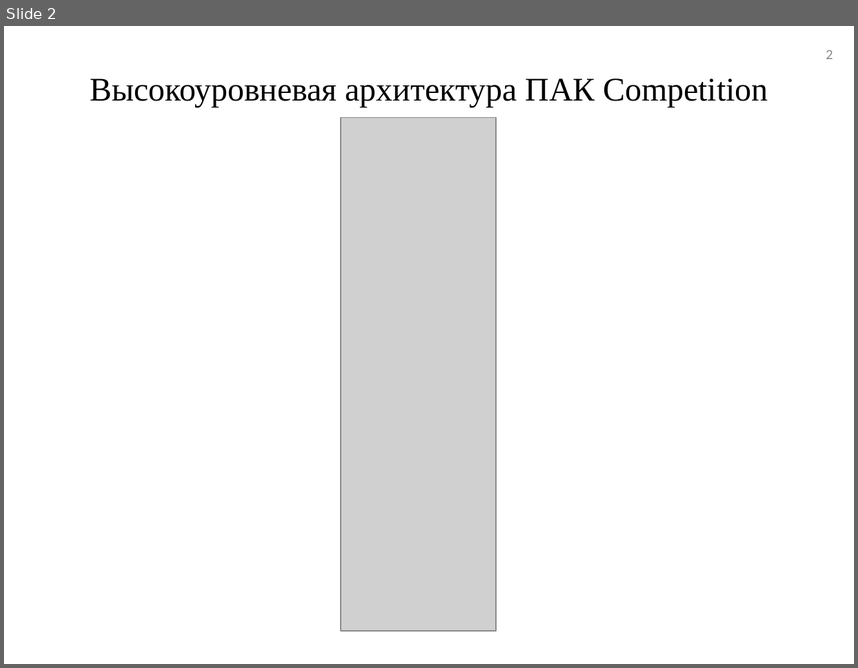
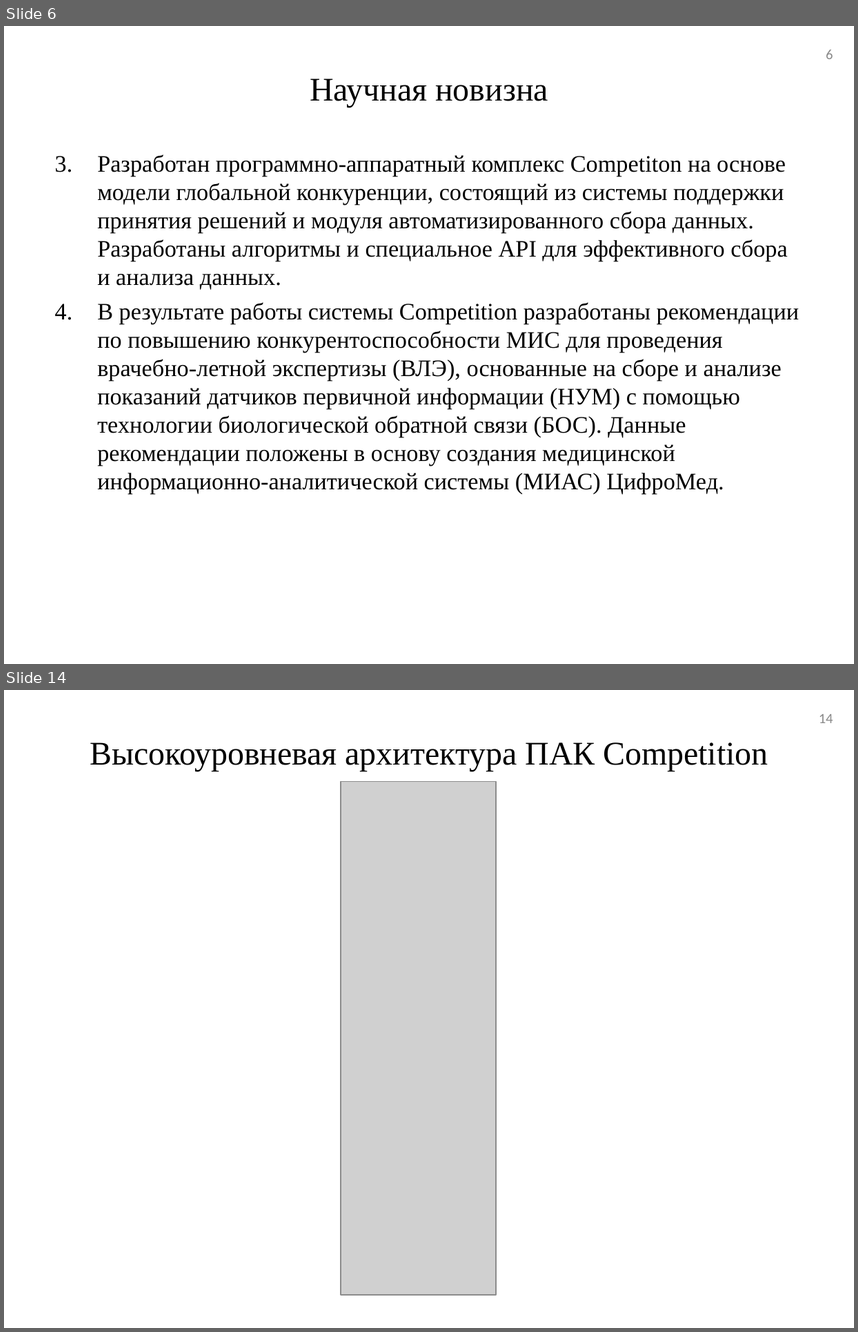
Before and after one commit to tehdoorsareopen/science, a slide deck: Предзащита/Презентация/Презентация_v01.ppt. Shown one above the other, each under a label of ours: slide 2 before the commit, slides 6 and 14 after it; the slides between them are not shown. The pictures are 858x668 and 858x1332 pixels, drawn with LibreOffice and Linux fonts; fonts in the diff are those of the drawing; grey boxes stand for pictures. Boxes give left, top, right and bottom in pixels: in the first picture for what was removed or moved away, otherwise in the second. Text is boxed around its words. In the diff, an @@ line names an element or a change of style, - is before the commit and + after.

```diff
--- a/Предзащита/Презентация/Презентация_v01.ppt
+++ b/Предзащита/Презентация/Презентация_v01.ppt
@@ slide 6 added at bbox=[4, 26, 854, 664], background #FFFFFF @@
@@ page number added at bbox=[826, 49, 833, 59], 12 pt, text #898989 @@
+6
@@ title added at bbox=[310, 78, 548, 107], 28 pt, text #000000 @@
+Научная новизна
@@ text added at bbox=[97, 154, 800, 494], 20 pt, text #000000 @@
+3. Разработан программно-аппаратный комплекс Competiton на основе модели глобальной конкуренции, состоящий из системы поддержки принятия решений и модуля автоматизированного сбора данных. Разработаны алгоритмы и специальное API для эффективного сбора и анализа данных.
+4. В результате работы системы Competition разработаны рекомендации по повышению конкурентоспособности МИС для проведения врачебно-летной экспертизы (ВЛЭ), основанные на сборе и анализе показаний датчиков первичной информации (НУМ) с помощью технологии биологической обратной связи (БОС). Данные рекомендации положены в основу создания медицинской информационно-аналитической системы (МИАС) ЦифроМед.
@@ what was slide 2 is now slide 14 @@
@@ page number at bbox=[819, 714, 833, 723]: text changed @@
-2
+14
```
Also in this commit, not shown: 1 slide changed, 11 other slides added, 3 other files.
